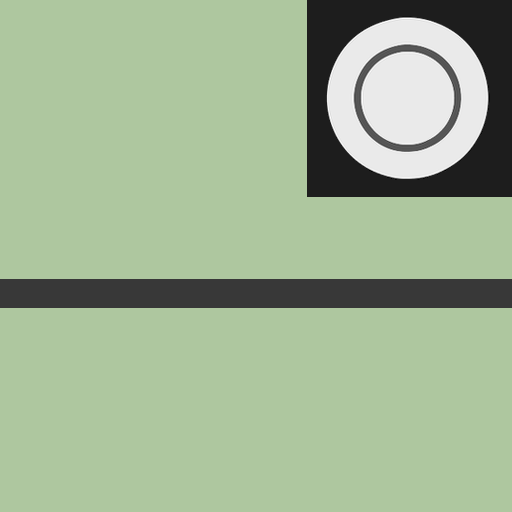
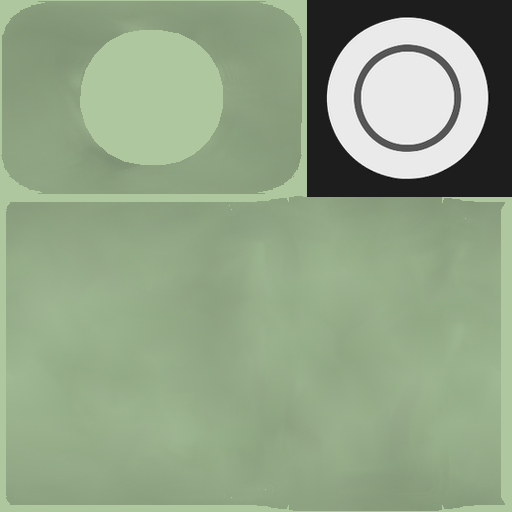
The second 512 × 512 image is a revision of the first. Changes to its layers:
renamed "stripes #2" to "hangar-extension-L.png", painted on it over [0, 1, 512, 511]
removed layer "stripes" over [0, 279, 512, 308]
removed layer "texture" over [0, 1, 512, 511]
